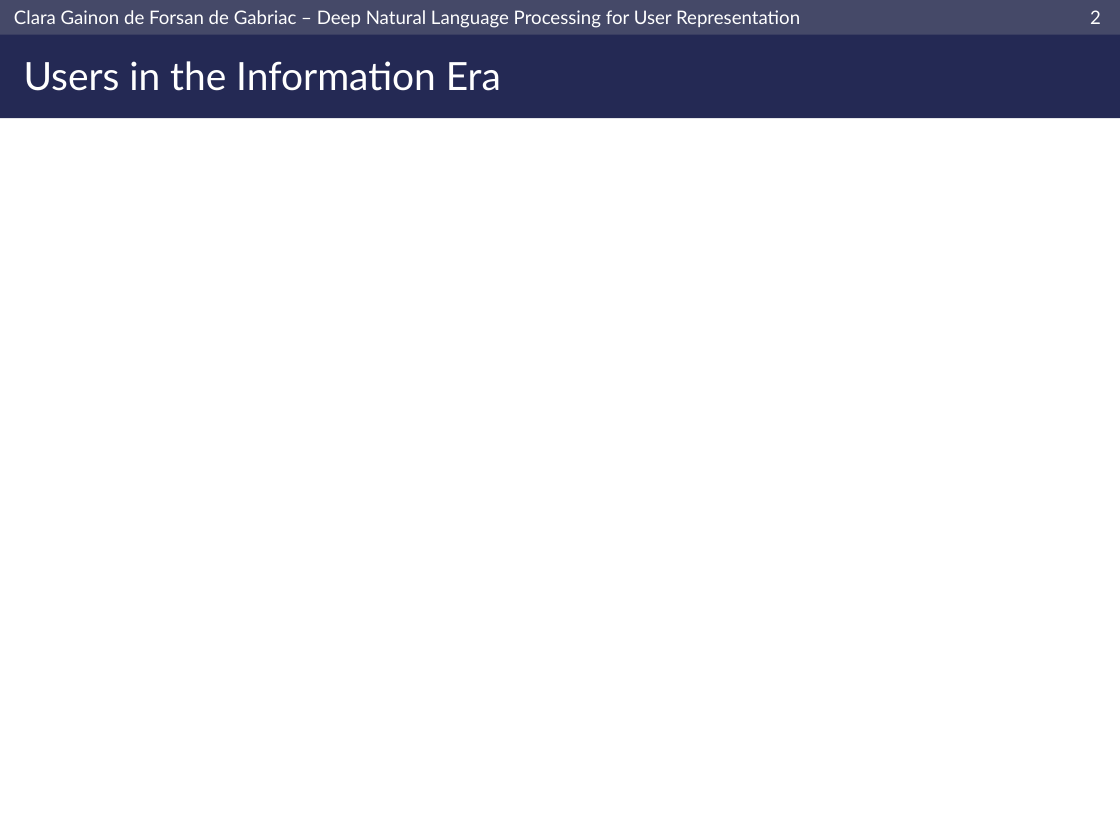
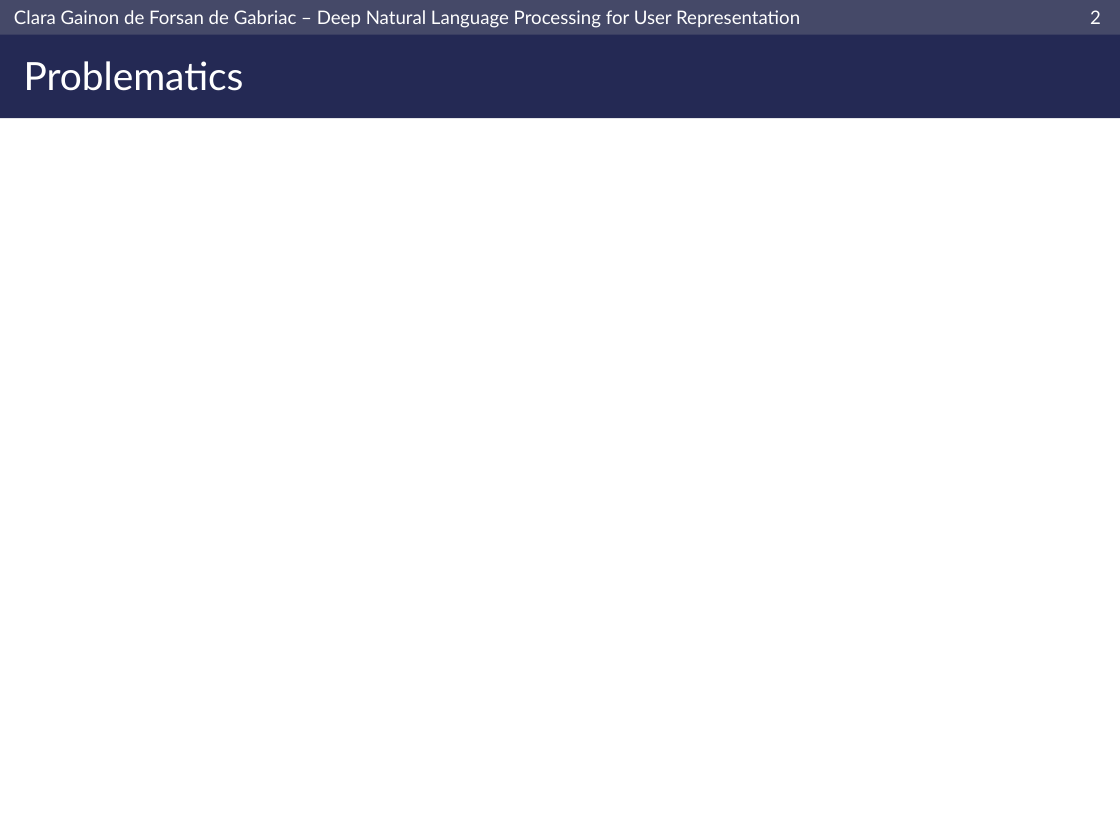
Before and after one commit to clara-gdef/defense, a slide deck: slide 3 of defense.pptx. Drawn at 1120x840 pixels with LibreOffice and Linux fonts; fonts in the diff are those of the drawing; background and template pictures are left out. Boxes give left, top, right and bottom in pixels: in the first picture for what was removed or moved away, otherwise in the second. Text is boxed around its words. In the diff, an @@ line names an element or a change of style, - is before the commit and + after.

Commit message:
wip

```diff
--- a/defense.pptx
+++ b/defense.pptx
@@ title at [24,61,244,91]: text changed @@
-Users in the Information Era
+Problematics
```
Also in this commit, not shown: 1 other slide changed.
